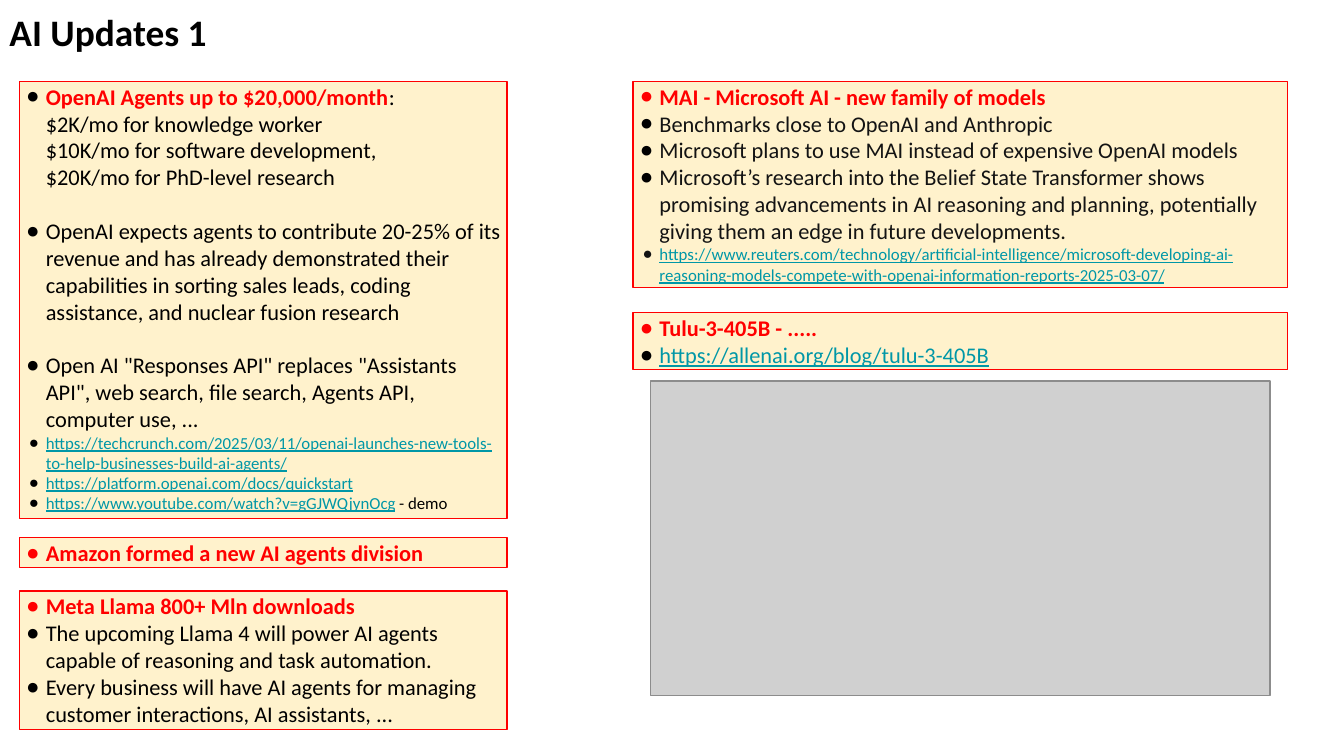
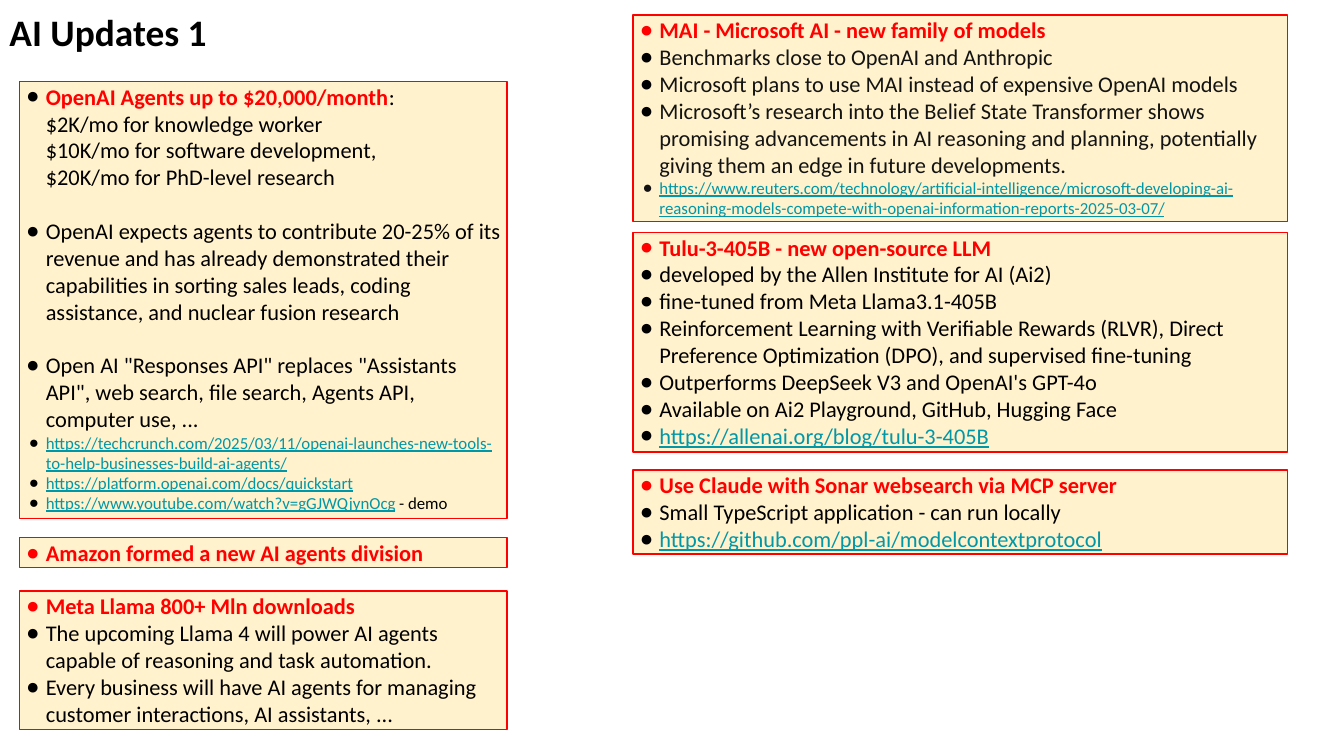
Before and after one commit to lselector/seminar, a slide deck: slide 4 of 2025/2025-03-14-AI-Updates.pptx. Drawn at 1344x756 pixels with LibreOffice and Linux fonts; fonts in the diff are those of the drawing; grey boxes stand for pictures. Boxes give left, top, right and bottom in pixels: in the first picture for what was removed or moved away, otherwise in the second. Text is boxed around its words. In the diff, an @@ line names an element or a change of style, - is before the commit and + after.

Commit message:
update

```diff
--- a/2025/2025-03-14-AI-Updates.pptx
+++ b/2025/2025-03-14-AI-Updates.pptx
@@ rectangle "MAI - Microsoft AI - ...": place and size @@
-rectangle "MAI - Microsoft AI - ..." at [633, 82, 1288, 289]
+rectangle "MAI - Microsoft AI - ..." at [633, 15, 1288, 222]
@@ rectangle "Tulu-3-405B - new open-source LLM": place and size @@
-rectangle "Tulu-3-405B - new open-source LLM" at [633, 313, 1288, 370]
+rectangle "Tulu-3-405B - new open-source LLM" at [633, 233, 1288, 453]
@@ text in rectangle at [659, 240, 1223, 421]: text changed; text colour #FF0000 to #000000; bold off @@
-● Tulu-3-405B - .....
+● Tulu-3-405B - new open-source LLM
+● developed by the Allen Institute for AI (Ai2)
+● fine-tuned from Meta Llama3.1-405B
+● Reinforcement Learning with Verifiable Rewards (RLVR), Direct Preference Optimization (DPO), and supervised fine-tuning
+● Outperforms DeepSeek V3 and OpenAI's GPT-4o
+● Available on Ai2 Playground, GitHub, Hugging Face
@@ picture removed at [650, 382, 1270, 696] @@
@@ rectangle added at [633, 470, 1288, 555], fill #FFF2CC, outline #FF0000 0.75 pt, 12 pt, text #0097A7 @@
+● Use Claude with Sonar websearch via MCP server
+● Small TypeScript application - can run locally
+● https://github.com/ppl-ai/modelcontextprotocol
```
Also in this commit, not shown: 3 other slides changed.
